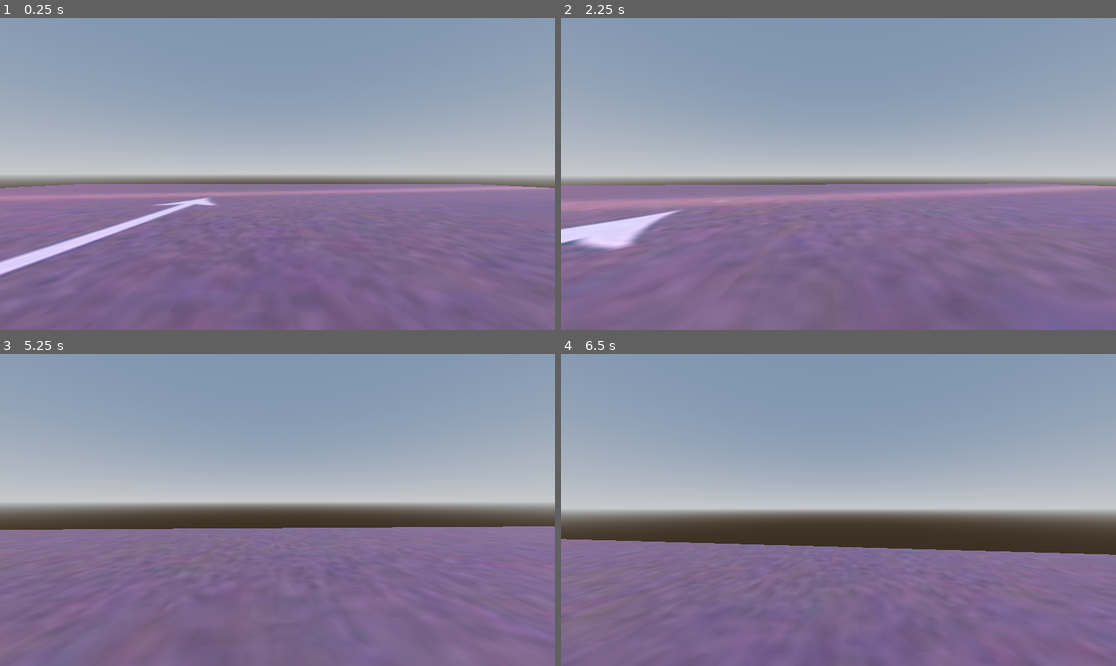
Above: before the commit, frames 1-4 (two rows, left to right).
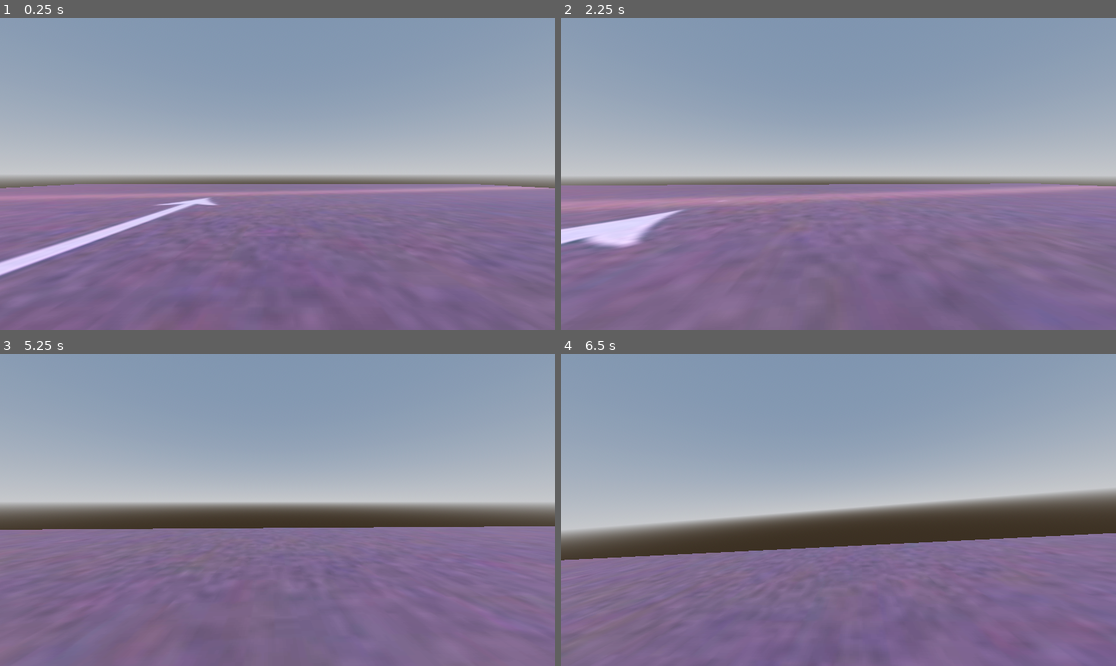
Above: after the commit, the same moments.

Repository: Takos4Lunch/Project1873
Game: Godot game, scene res://world.tscn
Same seed, same stepped clock (60 frames per second), same inputs: the game is played once before the commit and once after it.
Inputs (mouse positions are in pixels of both pictures, inside the frame that each line leads up to):
- Up to frame 1 (0.25 s): no input
- Up to frame 2 (2.25 s): move the mouse to (866, 174) at 0.52 s; hold W (up) from 0.53 s (still down); tap C (camera) at 0.6, 2.1 s; tap Space (jump) at 0.77, 1.52 s; move the mouse to (810, 174) at 1.27 s; tap Shift (sprint) at 1.35 s; move the mouse to (849, 167) at 2.02 s
- Up to frame 3 (5.25 s): keep holding W (up); move the mouse to (271, 516) at 2.77 s; tap Shift (sprint) at 2.85, 4.35 s; tap Space (jump) at 3.02, 3.77, 4.52 s; move the mouse to (316, 513) at 3.52 s; tap C (camera) at 3.6, 5.1 s; move the mouse to (233, 506) at 4.27 s; move the mouse to (283, 510) at 5.02 s
- Up to frame 4 (6.5 s): move the mouse to (816, 503) at 5.77 s; release W (up) at 5.78 s; hold D (right) from 5.78 s (still down); tap Shift (sprint) at 5.85 s; tap Space (jump) at 6.02 s

The runs differ from the first frame. In frame 1, less than 0.1% of the frame differs, in the area x 0-99%, y 53-83%; in frame 2, 0.4%; in frame 3, less than 0.1%; in frame 4, 10%, in the area x 0-100%, y 43-86%.

Commit message:
Leaning

Diff:
--- a/scripts/Player.gd
+++ b/scripts/Player.gd
@@ -65,8 +65,12 @@
 		velocity.z = 0.0
 
 	#head bobbing
-	#Implement later on
-
+	if input_dir.x>0:
+		head.rotation.z = lerp_angle(head.rotation.z, deg_to_rad(-5), 0.05)
+	elif input_dir.x<0:
+		head.rotation.z = lerp_angle(head.rotation.z, deg_to_rad(5), 0.05)
+	else:
+		head.rotation.z = lerp_angle(head.rotation.z, deg_to_rad(0), 0.05)
 	#FOV
 	var velocity_clamped = clamp(velocity.length(), 0.5, SPRINT_SPEED *2)
 	var target_fov = BASE_FOV + FOV_CHANGE * velocity_clamped
--- a/world.tscn
+++ b/world.tscn
@@ -24,15 +24,6 @@
 
 [sub_resource type="ConvexPolygonShape3D" id="ConvexPolygonShape3D_gpao1"]
 points = PackedVector3Array(-0.125207, -0.532801, -0.480507, 0.0227831, 0.47607, 0.498884, 0.169713, 0.559144, 0.464172 …(924 unchanged characters)…
-
-[sub_resource type="Animation" id="Animation_nmp1i"]
-resource_name = "Head Bob"
-length = 0.3
-
-[sub_resource type="AnimationLibrary" id="AnimationLibrary_ymx21"]
-_data = {
-"Head Bob": SubResource("Animation_nmp1i")
-}
 
 [sub_resource type="StandardMaterial3D" id="StandardMaterial3D_4yolv"]
 albedo_color = Color(1, 0, 1, 1)
@@ -72,12 +63,7 @@
 [node name="Head" type="Node3D" parent="Player"]
 
 [node name="Camera3D" type="Camera3D" parent="Player/Head"]
-transform = Transform3D(1, 0, 0, 0, 1, 0, 0, 0, 1, 0, 1.66119, 0)
-
-[node name="AnimationPlayer" type="AnimationPlayer" parent="Player/Head/Camera3D"]
-libraries = {
-"": SubResource("AnimationLibrary_ymx21")
-}
+transform = Transform3D(1, 0, 0, 0, 1, 0, 0, 0, 1, -0.00651538, 1.66924, 0.124133)
 
 [node name="Camera3D2" type="Camera3D" parent="Player/Head"]
 transform = Transform3D(0.992538, 0, 0.121939, 0, 1, 0, -0.121939, 0, 0.992538, 3.49838, 2.20469, 4.21021)
Not shown: 1 places in world.tscn that only renumber resources
